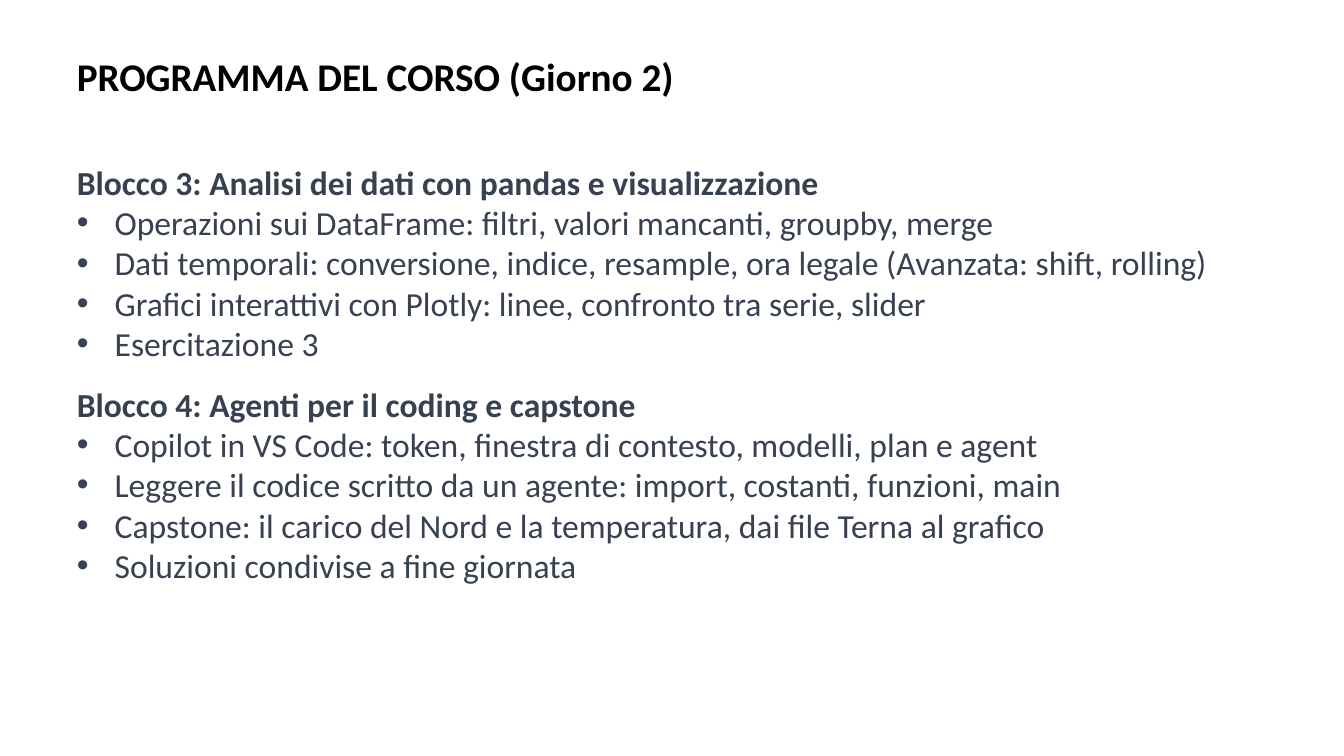
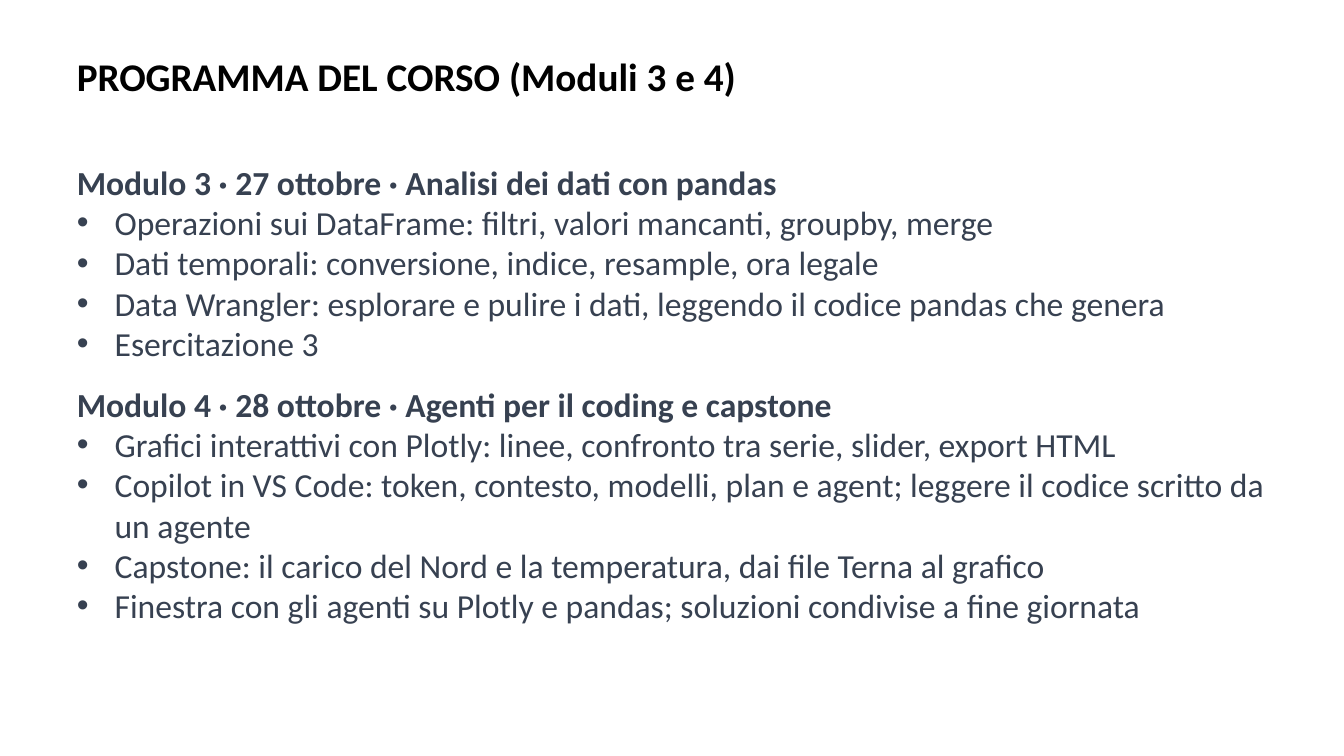
Before and after one commit to AndreaCorvaglia0/python-base-utilities, a slide deck: slide 3 of Slides/Presentazione_python_base.pptx. Drawn at 1344x756 pixels with LibreOffice and Linux fonts; fonts in the diff are those of the drawing; background and template pictures are left out. Boxes give left, top, right and bottom in pixels: in the first picture for what was removed or moved away, otherwise in the second. Text is boxed around its words. In the diff, an @@ line names an element or a change of style, - is before the commit and + after.

```diff
--- a/Slides/Presentazione_python_base.pptx
+++ b/Slides/Presentazione_python_base.pptx
@@ text at (x1=77, y1=62, x2=736, y2=97): text changed @@
-PROGRAMMA DEL CORSO (Giorno 2)
+PROGRAMMA DEL CORSO (Moduli 3 e 4)
@@ text at (x1=77, y1=171, x2=777, y2=201): text changed @@
-Blocco 3: Analisi dei dati con pandas e visualizzazione
+Modulo 3 · 27 ottobre · Analisi dei dati con pandas
@@ text at (x1=115, y1=251, x2=1165, y2=322): text changed @@
-• Dati temporali: conversione, indice, resample, ora legale (Avanzata: shift, rolling)
-• Grafici interattivi con Plotly: linee, confronto tra serie, slider
+• Dati temporali: conversione, indice, resample, ora legale
+• Data Wrangler: esplorare e pulire i dati, leggendo il codice pandas che genera
@@ text at (x1=77, y1=393, x2=1264, y2=544): text changed @@
-Blocco 4: Agenti per il coding e capstone
-• Copilot in VS Code: token, finestra di contesto, modelli, plan e agent
-• Leggere il codice scritto da un agente: import, costanti, funzioni, main
+Modulo 4 · 28 ottobre · Agenti per il coding e capstone
+• Grafici interattivi con Plotly: linee, confronto tra serie, slider, export HTML
+• Copilot in VS Code: token, contesto, modelli, plan e agent; leggere il codice scritto da un agente
@@ text at (x1=115, y1=594, x2=1140, y2=624): text changed @@
-• Soluzioni condivise a fine giornata
+• Finestra con gli agenti su Plotly e pandas; soluzioni condivise a fine giornata
```
Also in this commit, not shown: 2 other slides changed, 43 other files.
